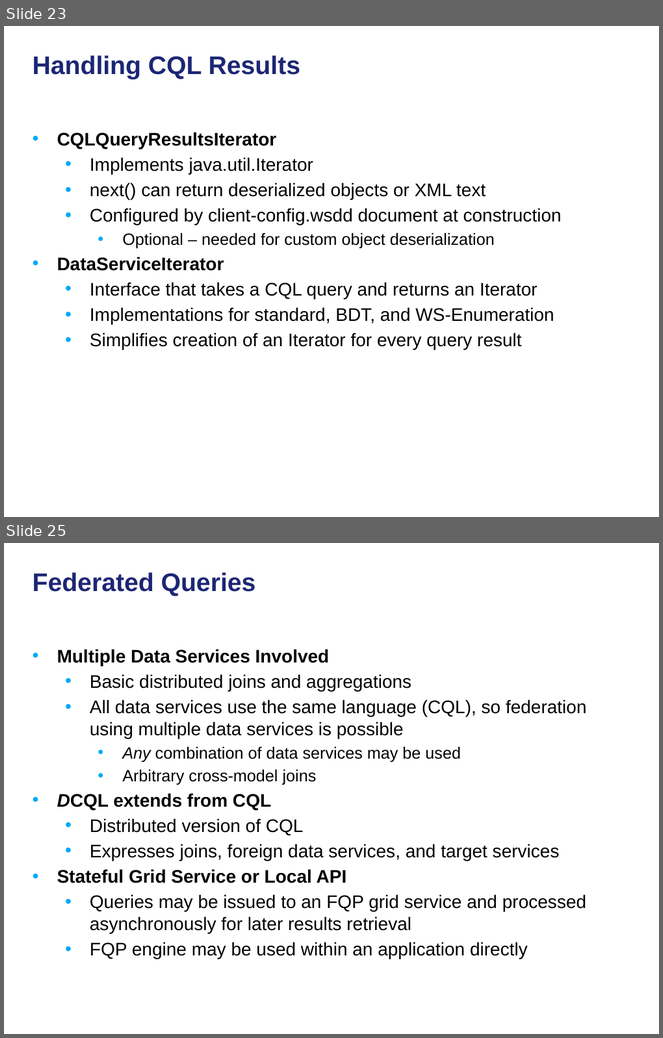
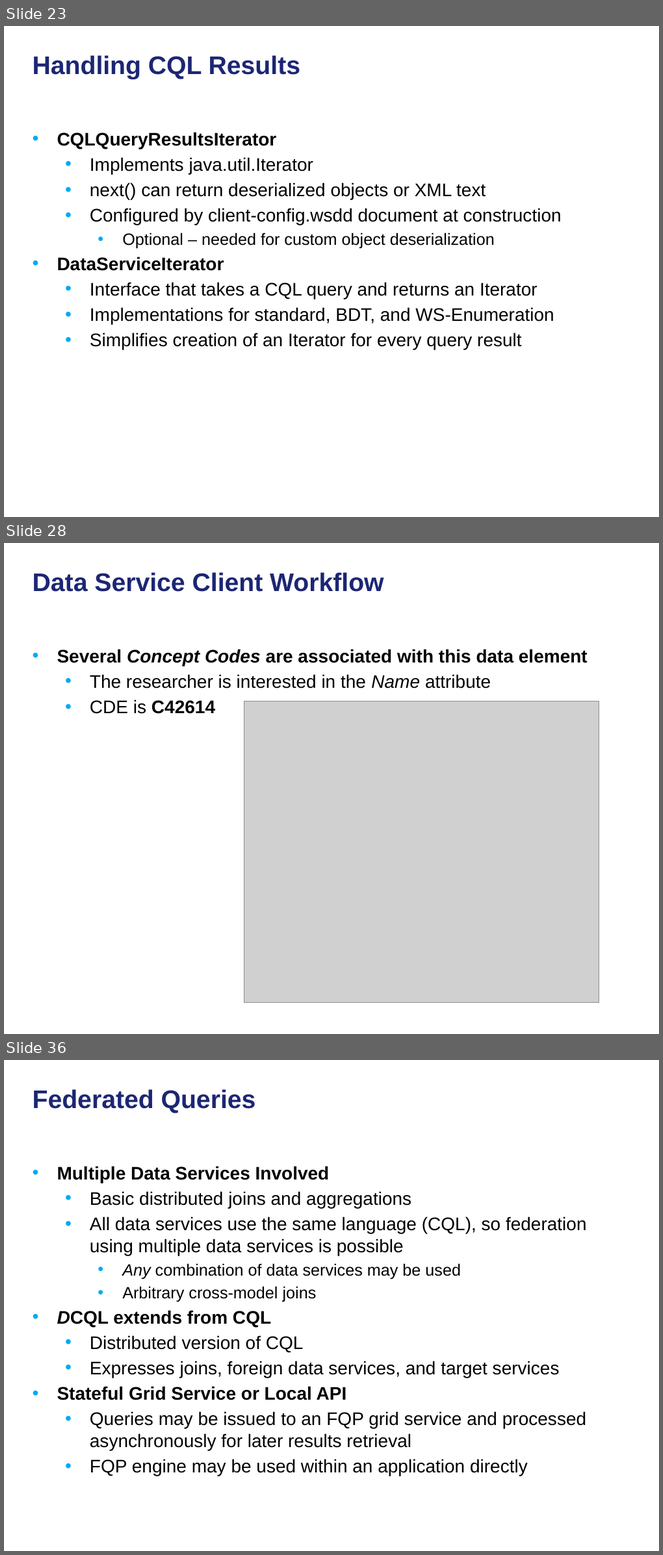
Before and after one commit to NCIP/cagrid-docs, a slide deck: presentations/200906_Novartis/caGrid Data Services.pptx. Shown one above the other, each under a label of ours: slides 23 and 25 before the commit, slides 23, 28 and 36 after it; the slides between them are not shown. The pictures are 663x1038 and 663x1555 pixels, drawn with LibreOffice and Linux fonts; fonts in the diff are those of the drawing; grey boxes stand for pictures; background and template pictures are left out. Boxes give left, top, right and bottom in pixels: in the first picture for what was removed or moved away, otherwise in the second. Text is boxed around its words. In the diff, an @@ line names an element or a change of style, - is before the commit and + after.

```diff
--- a/presentations/200906_Novartis/caGrid Data Services.pptx
+++ b/presentations/200906_Novartis/caGrid Data Services.pptx
@@ slide 28 added at (x1=4, y1=543, x2=659, y2=1034), background picture (left out) @@
@@ title added at (x1=33, y1=572, x2=384, y2=592), 28 pt, text #1C2674, bold @@
+Data Service Client Workflow
@@ text added at (x1=57, y1=649, x2=588, y2=714), 20 pt, text #000000, bold @@
+• Several Concept Codes are associated with this data element
+  • The researcher is interested in the Name attribute
+  • CDE is C42614
@@ picture added at (x1=244, y1=702, x2=599, y2=1003) @@
@@ what was slide 25 is now slide 36 @@
```
Also in this commit, not shown: 12 other slides added, 1 slide removed.
